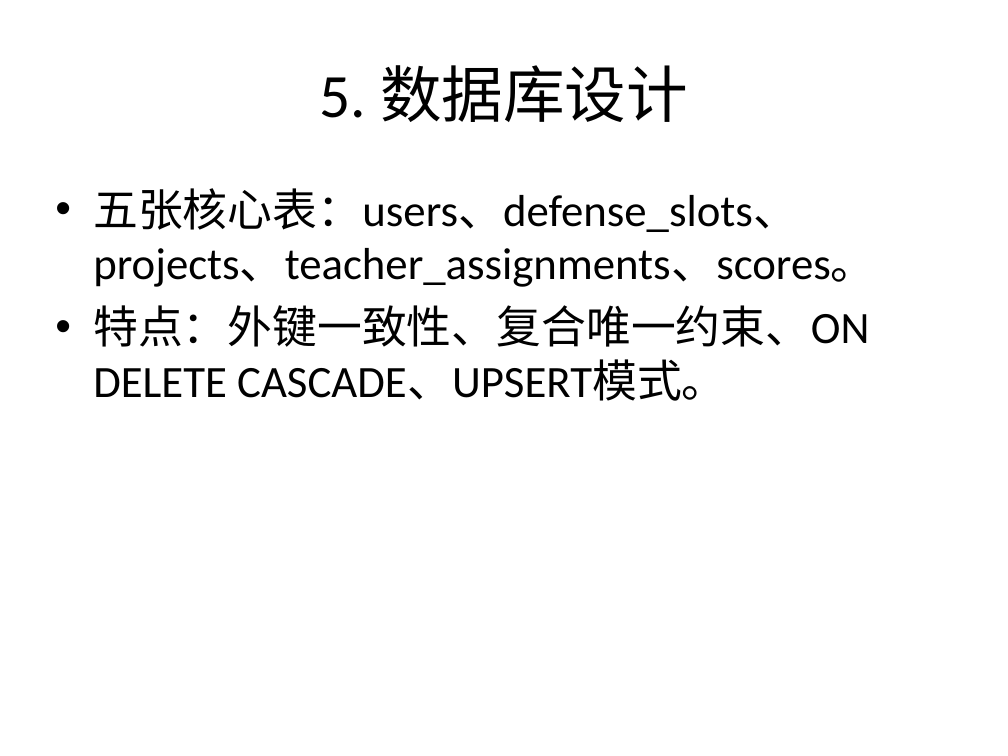
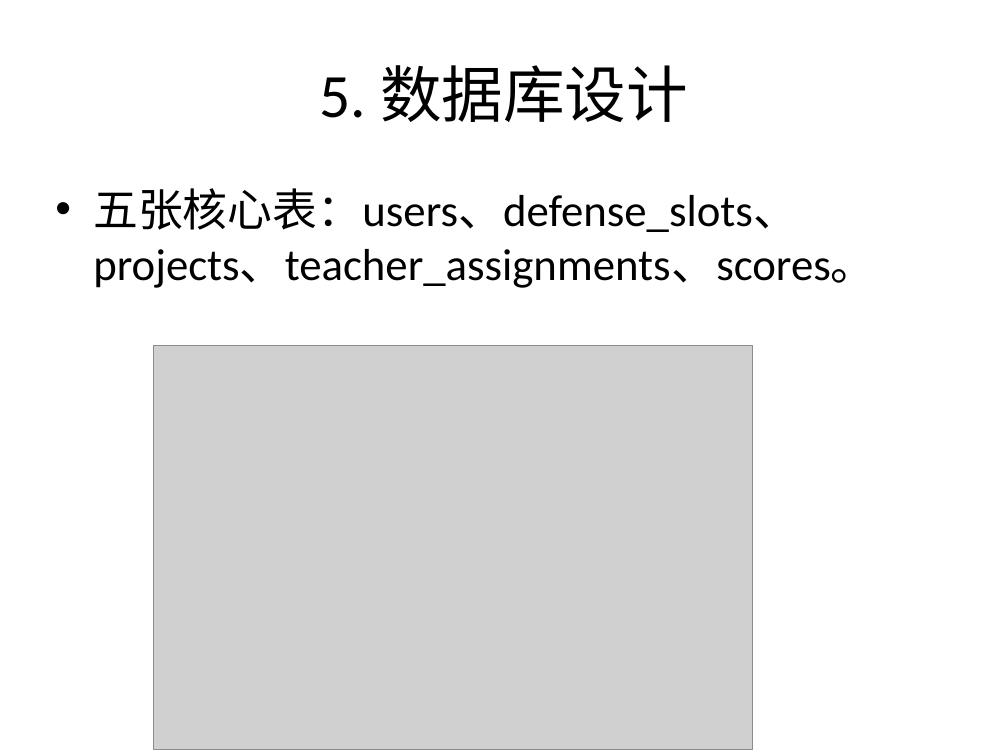
Before and after one commit to Makuraryu/submisys, a slide deck: slide 6 of docs/课程项目提交与答辩管理系统_汇报PPT.pptx. Drawn at 1008x756 pixels with LibreOffice and Linux fonts; fonts in the diff are those of the drawing; grey boxes stand for pictures. Boxes give left, top, right and bottom in pixels: in the first picture for what was removed or moved away, otherwise in the second. Text is boxed around its words. In the diff, an @@ line names an element or a change of style, - is before the commit and + after.

Commit message:
Add ER in PPT

```diff
--- a/docs/课程项目提交与答辩管理系统_汇报PPT.pptx
+++ b/docs/课程项目提交与答辩管理系统_汇报PPT.pptx
@@ text at (93, 305, 869, 401): paragraph removed @@
-• 特点：外键一致性、复合唯一约束、ON DELETE CASCADE、UPSERT模式。
@@ picture added at (154, 346, 753, 750) @@
```
Also in this commit, not shown: 1 other slide changed.
